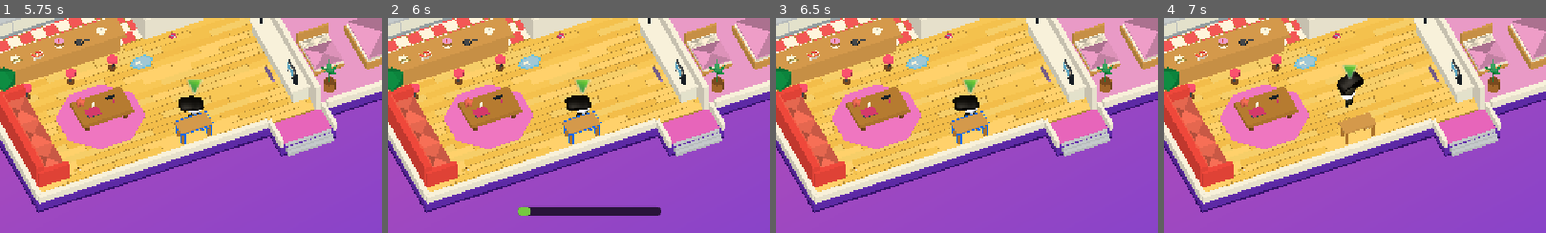
Above: before the commit, frames 1-4 (left to right).
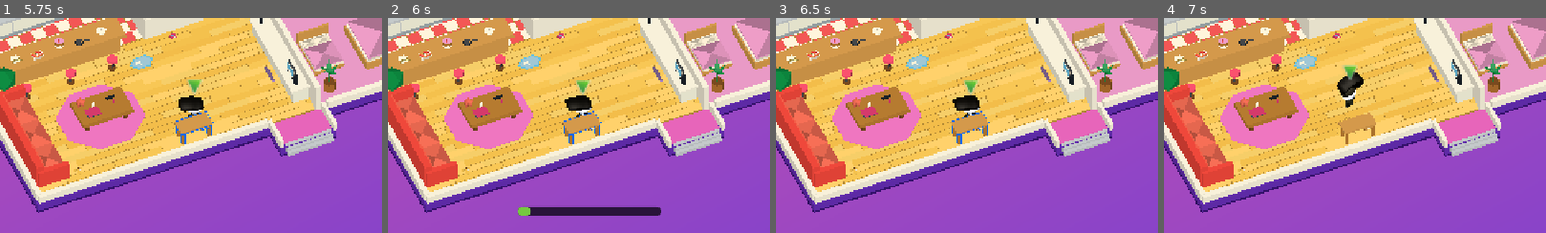
Above: after the commit, the same moments.

Repository: goray123/JensenHuangSimulator
Game: Godot game, scene res://house.tscn
Same seed, same stepped clock (60 frames per second), same inputs: the game is played once before the commit and once after it. This scene is started directly instead of the project's main scene.
Inputs (mouse positions are % of the whole screen's width and height, from its top left):
- Up to frame 1 (5.75 s): tap Enter at 0.5 s; move the mouse to (72, 45) at 0.52 s; hold D (move_right) 0.53-1.25 s; hold Right mouse button (bag_item) 0.53-1.25 s; click (72, 45) at 0.67 s; tap Space at 0.77, 3.77 s; drag from (30, 55) to (45, 70) at 1.27 s; move the mouse to (60, 28) at 2.02 s; hold D (move_right) 2.03-2.75 s; hold F (test_hit) 2.03-2.75 s; drag from (45, 70) to (20, 35) at 2.77 s; move the mouse to (80, 65) at 3.52 s; hold A (move_left) 3.53-4.25 s; tap E at 3.6 s; drag from (20, 35) to (35, 25) at 4.27 s; move the mouse to (55, 50) at 5.02 s; hold S (move_backward) from 5.03 s (still down); hold Right mouse button (bag_item) from 5.03 s (still down); click (55, 50) at 5.17 s
- Up to frame 2 (6 s): release S (move_backward) at 5.75 s; release Right mouse button (bag_item) at 5.75 s; drag from (35, 25) to (30, 55) at 5.77 s
- Up to frame 3 (6.5 s): no input
- Up to frame 4 (7 s): move the mouse to (72, 45) at 6.52 s; hold W (move_forward) from 6.53 s (still down); hold F (test_hit) from 6.53 s (still down); tap Space at 6.77 s
The pictures show only the part of the screen within x 24-74%, y 50-100%; the shares and areas given below are measured in that part.

Frame 1 is identical in both runs. In frame 2, 0.2% of the frame differs, in the area x 45-56%, y 28-53%; in frame 3, 0.2%; in frame 4, 0.2%.

Commit message:
잘밀리게

Diff:
--- a/physics_mass.gd
+++ b/physics_mass.gd
@@ -1,13 +1,14 @@
 extends RefCounted
 
-# World-size bounds determine base mass; pickups apply the item weight scale.
+# Physical mass scales furniture and pickups independently of carry weight.
 const DENSITY := 40.0
 const MIN_MASS := 0.02
+const PHYSICAL_MASS_SCALE := 0.5
 const ITEM_WEIGHT_SCALE := 0.75
 
 
 static func from_bounds(bounds: AABB) -> float:
-	return maxf(bounds.get_volume() * DENSITY, MIN_MASS)
+	return maxf(bounds.get_volume() * DENSITY, MIN_MASS) * PHYSICAL_MASS_SCALE
 
 
 static func from_item_bounds(bounds: AABB) -> float:
--- a/player.gd
+++ b/player.gd
@@ -27,8 +27,9 @@
 const HIT_STUN_DURATION := 0.5
 const HIT_FLASH_INTERVAL := 0.05
 const PEEL_STUN_DURATION := 2.0
-const PUSH_MASS := 60.0
-const PUSH_RESPONSE := 5.0
+# Sustained contact must overcome floor friction, including on large furniture.
+const PUSH_MASS := 120.0
+const PUSH_RESPONSE := 20.0
 const DEFAULT_MODEL := preload("res://assets/characters/thump/03_Young.glb")
 const MODEL_SCALE := 0.45
 # The in-place Run clip covers ~0.46 m/s at the GLB's own scale (rig-report.json).
--- a/tests/room_physics_lan_smoke.gd
+++ b/tests/room_physics_lan_smoke.gd
@@ -100,8 +100,8 @@
 				"Furniture follows the pickup range without becoming E-pickable")
 		var volume: float = body.get_meta(&"physics_volume", 0.0)
 		var weight_scale := 0.75 if index < 21 else 1.0
-		_check(volume > 0.0 and is_equal_approx(body.mass, maxf(volume * 40.0, 0.02) * weight_scale),
-			"Both peers use the reduced item mass and volume-proportional furniture mass")
+		_check(volume > 0.0 and is_equal_approx(body.mass, maxf(volume * 40.0, 0.02) * weight_scale * 0.5),
+			"Both peers use half the previous physical mass for pickups and furniture")
 		_check(body.freeze != is_host,
 			"Only the host simulates unheld bodies; the guest keeps snapshot bodies frozen")
 		if body.name == &"Stool00":
--- a/tests/room_physics_smoke.gd
+++ b/tests/room_physics_smoke.gd
@@ -38,7 +38,7 @@
 		_check(body.collision_layer == 2 and body.collision_mask == 3, "%s collides with the room and other objects" % body.name)
 		var volume: float = body.get_meta(&"physics_volume", -1.0)
 		var weight_scale := 1.0 if body.is_in_group(&"dynamic_furniture") else 0.75
-		_check(volume > 0 and is_equal_approx(body.mass, maxf(volume * 40.0, 0.02) * weight_scale), "%s has volume-proportional mass with the item weight adjustment" % body.name)
+		_check(volume > 0 and is_equal_approx(body.mass, maxf(volume * 40.0, 0.02) * weight_scale * 0.5), "%s has half its previous physical mass" % body.name)
 		_check(body.scale.is_equal_approx(Vector3.ONE), "%s has an unscaled physics body" % body.name)
 	_check(player.collision_mask & 2 != 0, "Players collide with movable objects")
 	var floors := get_nodes_in_group(&"map_floor")
